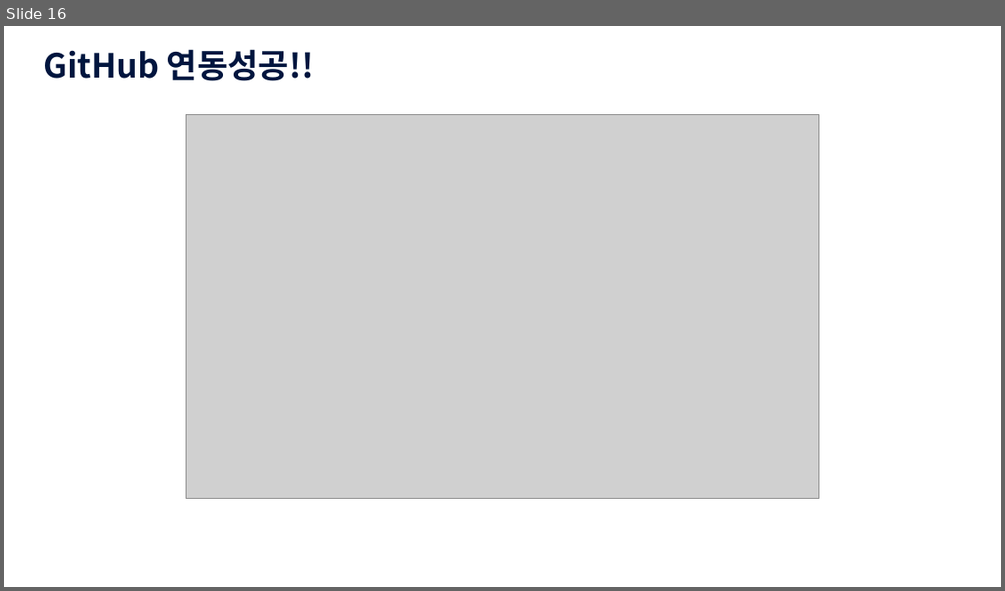
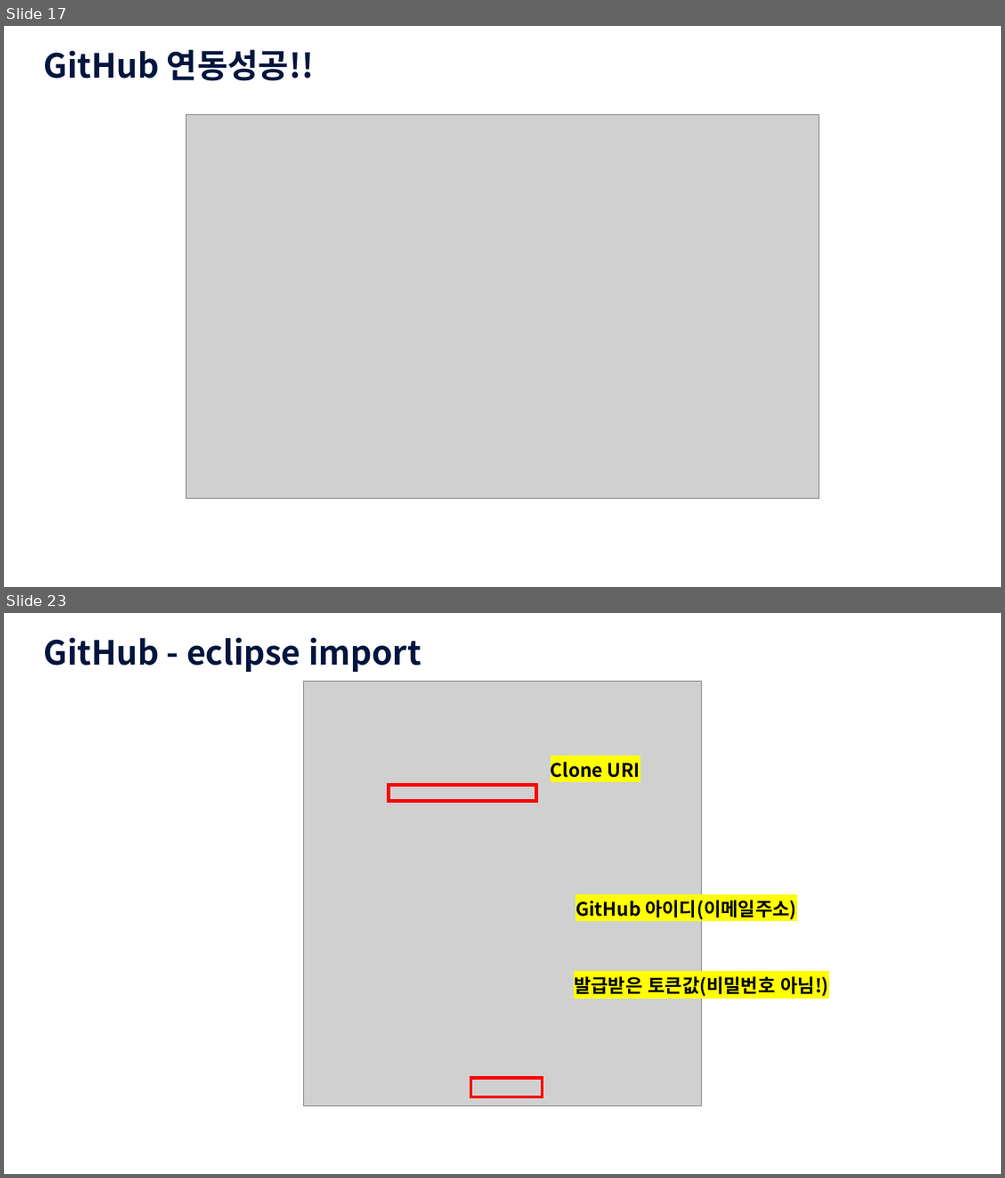
Before and after one commit to dobby2024/JavaSEW, a slide deck: src/JAVA_GitHub연동.pptx. Shown one above the other, each under a label of ours: slide 16 before the commit, slides 17 and 23 after it; the slides between them are not shown. The pictures are 1005x591 and 1005x1178 pixels, drawn with LibreOffice and Linux fonts; fonts in the diff are those of the drawing; grey boxes stand for pictures; background and template pictures are left out. Boxes give left, top, right and bottom in pixels: in the first picture for what was removed or moved away, otherwise in the second. Text is boxed around its words. In the diff, an @@ line names an element or a change of style, - is before the commit and + after.

```diff
--- a/src/JAVA_GitHub연동.pptx
+++ b/src/JAVA_GitHub연동.pptx
@@ slide 23 added at (4,613,1001,1174), background picture (left out) @@
@@ text added at (43,637,421,672), 32 pt, text #00153E, bold @@
+GitHub - eclipse import
@@ picture added at (304,681,702,1106) @@
@@ text added at (550,762,640,778), 18 pt, text #000000, bold @@
+Clone URI
@@ rectangle added at (388,785,536,801), outline #FF0000 3 pt @@
@@ text added at (575,900,796,919), 18 pt, text #000000, bold @@
+GitHub 아이디(이메일주소)
@@ text added at (574,976,828,996), 18 pt, text #000000, bold @@
+발급받은 토큰값(비밀번호 아님!)
@@ rectangle added at (470,1078,542,1097), outline #FF0000 3 pt @@
@@ what was slide 16 is now slide 17 @@
```
Also in this commit, not shown: 11 other slides added.
